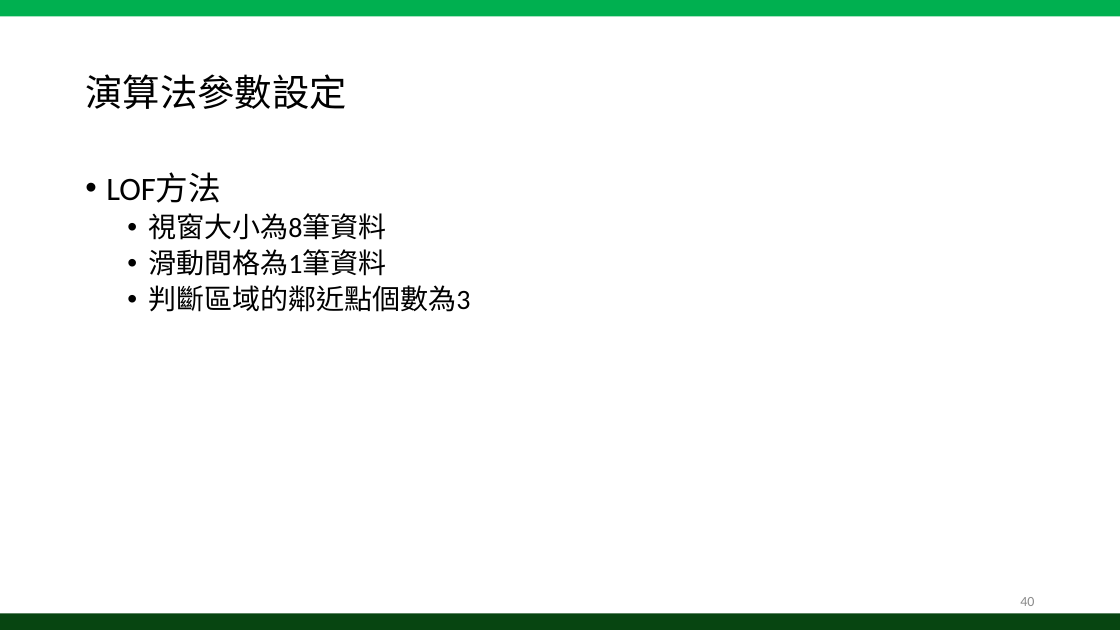
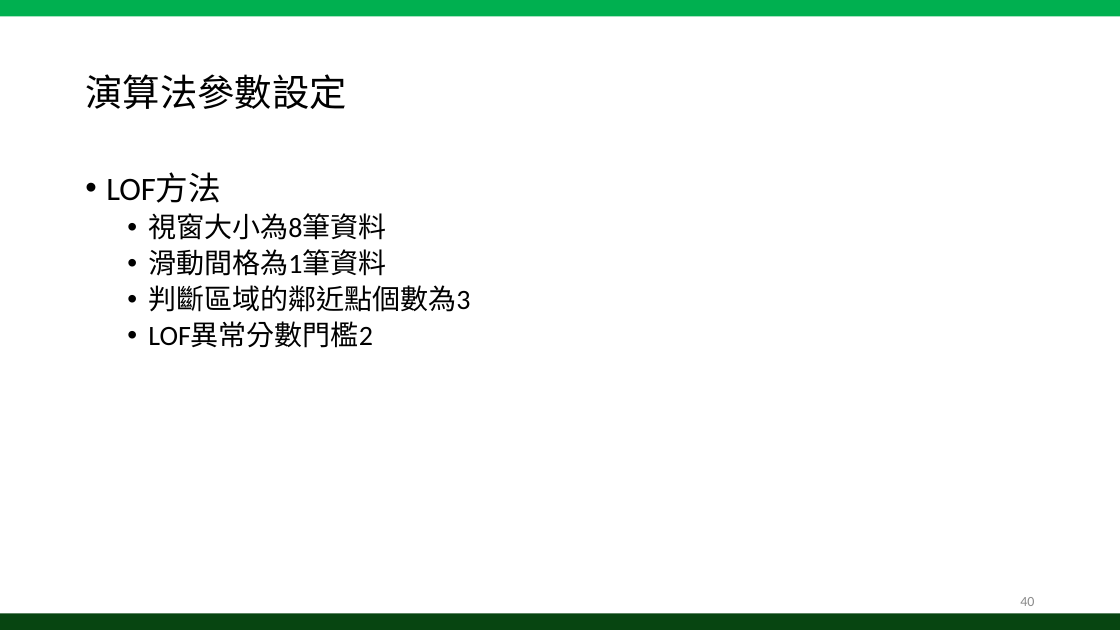
Before and after one commit to tedrong/Paper, a slide deck: slide 40 of Anomaly Detection and Event Alert System for IOT Integrated Management Platform.pptx. Drawn at 1120x630 pixels with LibreOffice and Linux fonts; fonts in the diff are those of the drawing. Boxes give left, top, right and bottom in pixels: in the first picture for what was removed or moved away, otherwise in the second. Text is boxed around its words. In the diff, an @@ line names an element or a change of style, - is before the commit and + after.

```diff
--- a/Anomaly Detection and Event Alert System for IOT Integrated Management Platform.pptx
+++ b/Anomaly Detection and Event Alert System for IOT Integrated Management Platform.pptx
@@ text at (148,322,373,348): paragraph added @@
+  • LOF異常分數門檻2
```
Also in this commit, not shown: 2 other slides changed.
